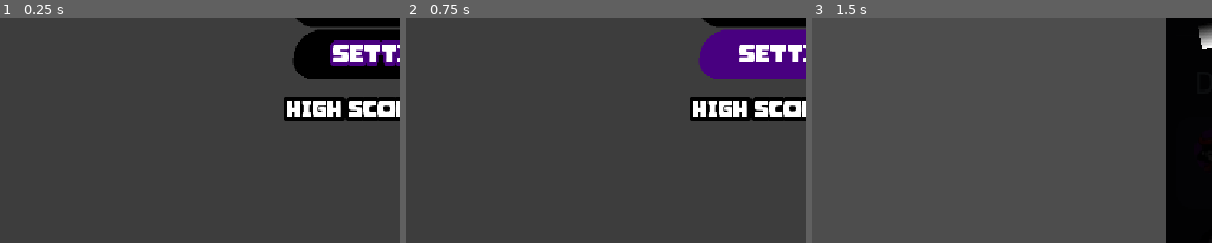
Above: before the commit, frames 1-3 (left to right).
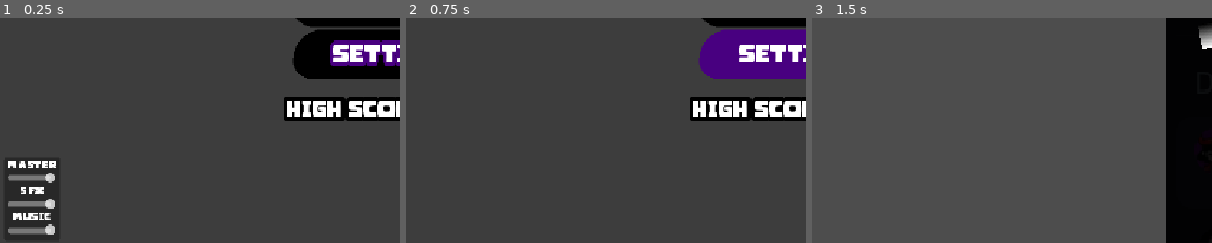
Above: after the commit, the same moments.

Repository: HyperGameDev/im-walking-here
Game: Godot game, scene res://node_2d.tscn
Two runs of this game, one before a commit and one after it. Both use one fixed random seed, a clock stepped at 60 frames per second and the inputs below.
Inputs:
- Up to frame 1 (0.25 s): no input
- Up to frame 2 (0.75 s): click "SETTINGS" at 0.5 s
- Up to frame 3 (1.5 s): click "PLAY" at 1.25 s
The pictures show only the part of the screen within x 0-50%, y 49-99%; the shares and areas given below are measured in that part.

The runs differ from the first frame. In frame 1, 1.5% of the frame differs, in the area x 2-14%, y 63-97%; in frame 2, nothing differs; in frame 3, nothing differs.

Commit message:
audio set up

Diff:
--- /dev/null
+++ b/default_bus_layout.tres
@@ -0,0 +1,15 @@
+[gd_resource type="AudioBusLayout" format=3 uid="uid://cijoq5rjj8lau"]
+
+[resource]
+bus/1/name = &"Sfx"
+bus/1/solo = false
+bus/1/mute = false
+bus/1/bypass_fx = false
+bus/1/volume_db = 0.0
+bus/1/send = &"Master"
+bus/2/name = &"Music"
+bus/2/solo = false
+bus/2/mute = false
+bus/2/bypass_fx = false
+bus/2/volume_db = 0.0
+bus/2/send = &"Master"
--- a/scenes/audio_manager.tscn
+++ b/scenes/audio_manager.tscn
@@ -20,11 +20,11 @@
 
 [node name="menu" type="Node" parent="."]
 
-[node name="AudioStreamPlayer" type="AudioStreamPlayer" parent="menu"]
+[node name="menu_song" type="AudioStreamPlayer" parent="menu"]
 
 [node name="game" type="Node" parent="."]
 
-[node name="AudioStreamPlayer" type="AudioStreamPlayer" parent="game"]
+[node name="game_song" type="AudioStreamPlayer" parent="game"]
 
 [node name="bird" type="Node" parent="."]
 
@@ -68,3 +68,5 @@
 stream = ExtResource("14_nplbh")
 
 [node name="discord" type="Node" parent="."]
+
+[node name="AudioStreamPlayer" type="AudioStreamPlayer" parent="discord"]
--- a/scenes/main_menu.tscn
+++ b/scenes/main_menu.tscn
@@ -1,7 +1,8 @@
-[gd_scene load_steps=5 format=3 uid="uid://bx0jwniwoa425"]
+[gd_scene load_steps=6 format=3 uid="uid://bx0jwniwoa425"]
 
 [ext_resource type="Script" uid="uid://dll71u2naug44" path="res://scripts/main_menu.gd" id="1_ekxnf"]
 [ext_resource type="Theme" uid="uid://dfirkxaumd5y0" path="res://ui/ui_theme_1.tres" id="1_l6cm7"]
+[ext_resource type="PackedScene" uid="uid://cwj4d3gf6i1jt" path="res://scenes/menu_addon/audio_bars.tscn" id="3_bqqt6"]
 
 [sub_resource type="Gradient" id="Gradient_ekxnf"]
 offsets = PackedFloat32Array(0)
@@ -83,3 +84,56 @@
 theme_override_font_sizes/font_size = 31
 text = "HIGH SCORE: XXXX"
 horizontal_alignment = 1
+
+[node name="settings_panel" type="MarginContainer" parent="."]
+unique_name_in_owner = true
+anchors_preset = 2
+anchor_top = 1.0
+anchor_bottom = 1.0
+offset_top = -40.0
+offset_right = 40.0
+grow_vertical = 0
+theme_override_constants/margin_left = 10
+theme_override_constants/margin_top = 5
+theme_override_constants/margin_right = 5
+theme_override_constants/margin_bottom = 10
+
+[node name="PanelContainer" type="PanelContainer" parent="settings_panel"]
+layout_mode = 2
+
+[node name="MarginContainer" type="MarginContainer" parent="settings_panel/PanelContainer"]
+layout_mode = 2
+theme_override_constants/margin_left = 5
+theme_override_constants/margin_top = 5
+theme_override_constants/margin_right = 5
+theme_override_constants/margin_bottom = 5
+
+[node name="VBoxContainer" type="VBoxContainer" parent="settings_panel/PanelContainer/MarginContainer"]
+layout_mode = 2
+
+[node name="Label" type="Label" parent="settings_panel/PanelContainer/MarginContainer/VBoxContainer"]
+layout_mode = 2
+text = "Master"
+horizontal_alignment = 1
+
+[node name="AudioBars" parent="settings_panel/PanelContainer/MarginContainer/VBoxContainer" instance=ExtResource("3_bqqt6")]
+layout_mode = 2
+audioBus = "Master"
+
+[node name="Label2" type="Label" parent="settings_panel/PanelContainer/MarginContainer/VBoxContainer"]
+layout_mode = 2
+text = "Sfx"
+horizontal_alignment = 1
+
+[node name="AudioBars2" parent="settings_panel/PanelContainer/MarginContainer/VBoxContainer" instance=ExtResource("3_bqqt6")]
+layout_mode = 2
+audioBus = "Sfx"
+
+[node name="Label3" type="Label" parent="settings_panel/PanelContainer/MarginContainer/VBoxContainer"]
+layout_mode = 2
+text = "Music"
+horizontal_alignment = 1
+
+[node name="AudioBars3" parent="settings_panel/PanelContainer/MarginContainer/VBoxContainer" instance=ExtResource("3_bqqt6")]
+layout_mode = 2
+audioBus = "Music"
--- /dev/null
+++ b/scenes/menu_addon/audio_bars.tscn
@@ -0,0 +1,9 @@
+[gd_scene load_steps=2 format=3 uid="uid://cwj4d3gf6i1jt"]
+
+[ext_resource type="Script" uid="uid://bgyorjlvgccuu" path="res://scripts/audio_bars.gd" id="1_oj3n3"]
+
+[node name="AudioBars" type="HSlider"]
+custom_minimum_size = Vector2(50, 0)
+max_value = 1.0
+step = 0.001
+script = ExtResource("1_oj3n3")
--- /dev/null
+++ b/scripts/audio_bars.gd
@@ -0,0 +1,12 @@
+extends HSlider
+
+@export var audioBus : String
+
+var busindex : int
+
+func _ready() -> void:
+	busindex = AudioServer.get_bus_index(audioBus)
+	value = db_to_linear(AudioServer.get_bus_volume_db(busindex))
+
+func _on_value_changed(newValue: float) -> void:
+	AudioServer.set_bus_volume_db(busindex, linear_to_db(newValue))
--- a/scripts/audio_manager.gd
+++ b/scripts/audio_manager.gd
@@ -1,7 +1,8 @@
 extends Node
 
-@onready var menu: Node = $menu
-@onready var game: Node = $game
+@onready var menu_song: AudioStreamPlayer = $menu/menu_song
+@onready var game_song: AudioStreamPlayer = $game/game_song
+
 @onready var bird: Node = $bird
 @onready var discord: Node = $discord
 
@@ -11,11 +12,11 @@
 
 
 func play_menu() -> void:
-
+	menu_song.play()
 	pass
 
 func play_game() -> void:
-
+	game_song.play()
 	pass
 
 func play_bird(pos : Vector2) -> void:
@@ -25,5 +26,5 @@
 
 
 func play_discord() -> void:
-
-	pass
+	var discordNoise : AudioStreamPlayer = discord.get_children().pick_random()
+	discordNoise.play()
--- a/scripts/main_menu.gd
+++ b/scripts/main_menu.gd
@@ -13,6 +13,7 @@
 
 @onready var label_header: Label = %Label_Header
 @onready var gameplay: Node2D = $"../Gameplay"
+@onready var settings_panel: MarginContainer = %settings_panel
 
 
 func _init() -> void:
@@ -28,6 +29,7 @@
 	update_menu_state.emit(menu_states.GAMEPLAY)
 
 func _on_settings_pressed() -> void:
+	settings_panel.visible = !settings_panel.visible
 	pass
 
 func _on_update_menu_state(state:menu_states) -> void:
Not shown, added: scripts/audio_bars.gd.uid
Not shown, added: sound/birbsmall.mp3.import
